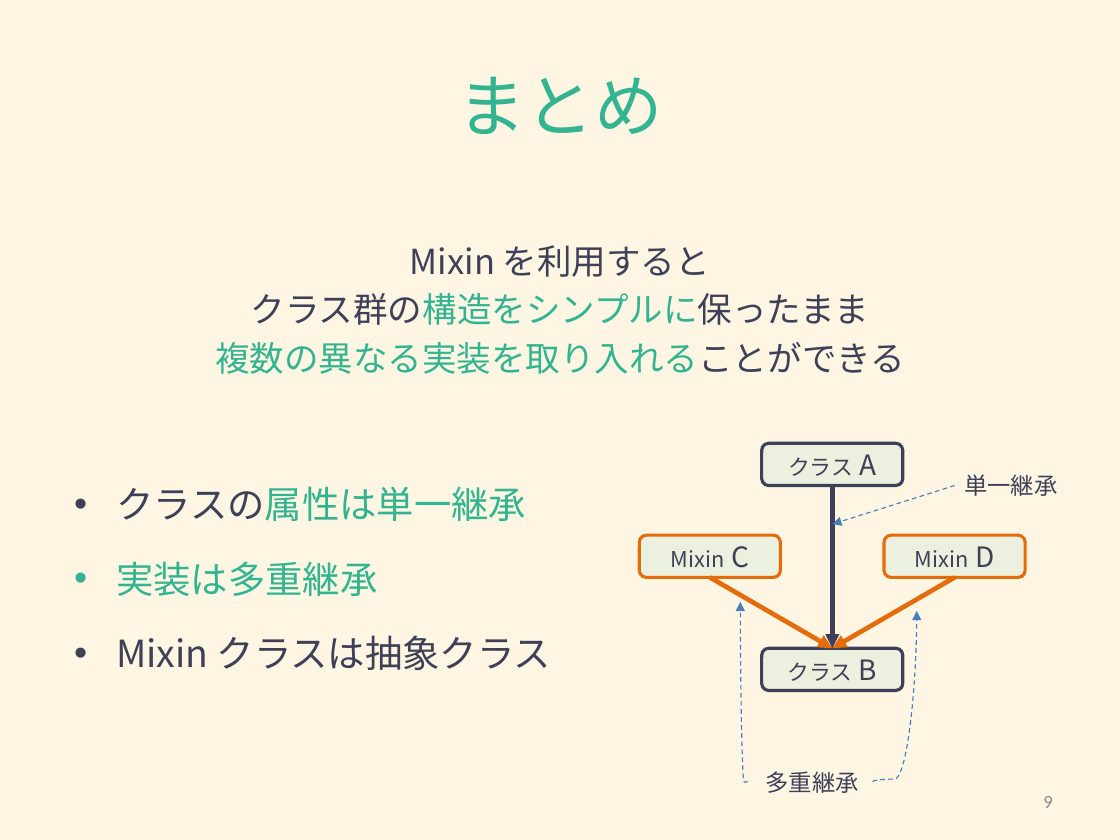
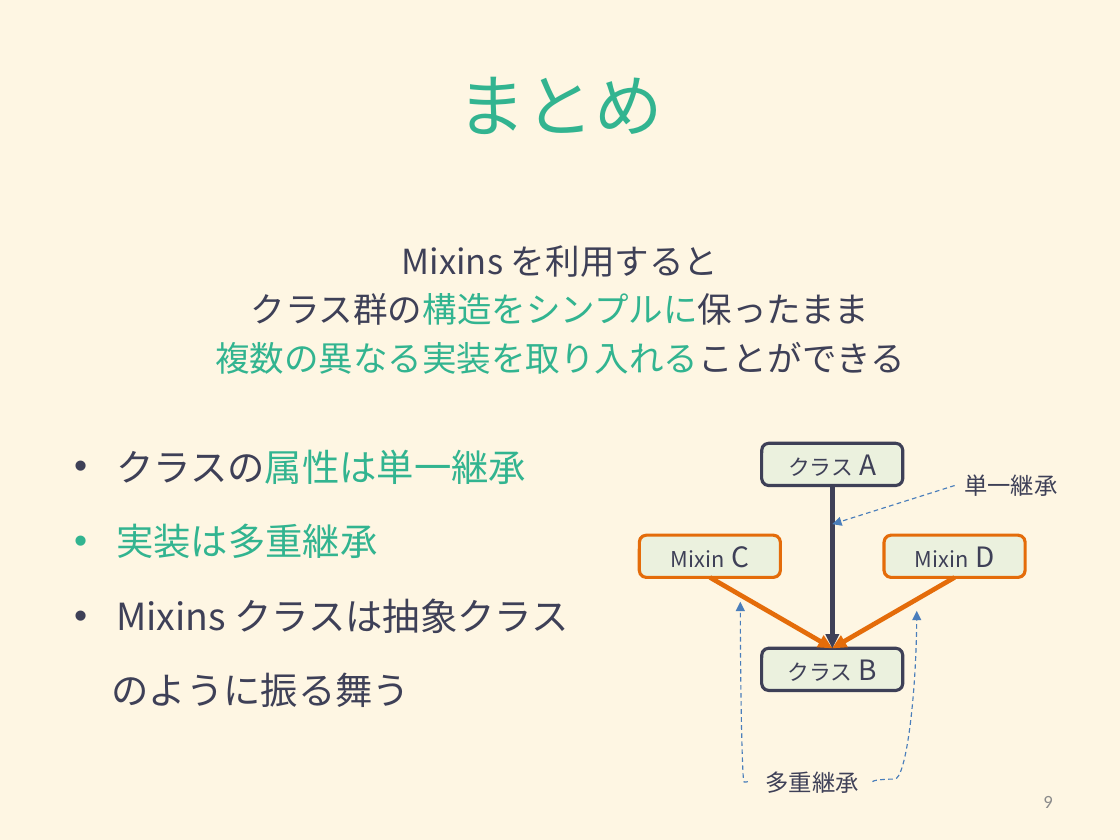
Before and after one commit to Hikari-Kubota/sandbox-todo-ts-angular, a slide deck: slide 9 of typescript/typescript_mixins.pptx. Drawn at 1120x840 pixels with LibreOffice and Linux fonts; fonts in the diff are those of the drawing. Boxes give left, top, right and bottom in pixels: in the first picture for what was removed or moved away, otherwise in the second. Text is boxed around its words. In the diff, an @@ line names an element or a change of style, - is before the commit and + after.

```diff
--- a/typescript/typescript_mixins.pptx
+++ b/typescript/typescript_mixins.pptx
@@ text at (402, 245, 718, 277): text changed @@
-Mixin を利用すると
+Mixins を利用すると
@@ text at (111, 598, 569, 707): text changed @@
-• Mixin クラスは抽象クラス
+• Mixins クラスは抽象クラス
+のように振る舞う
```
Also in this commit, not shown: 5 other slides changed, 3 other files.
